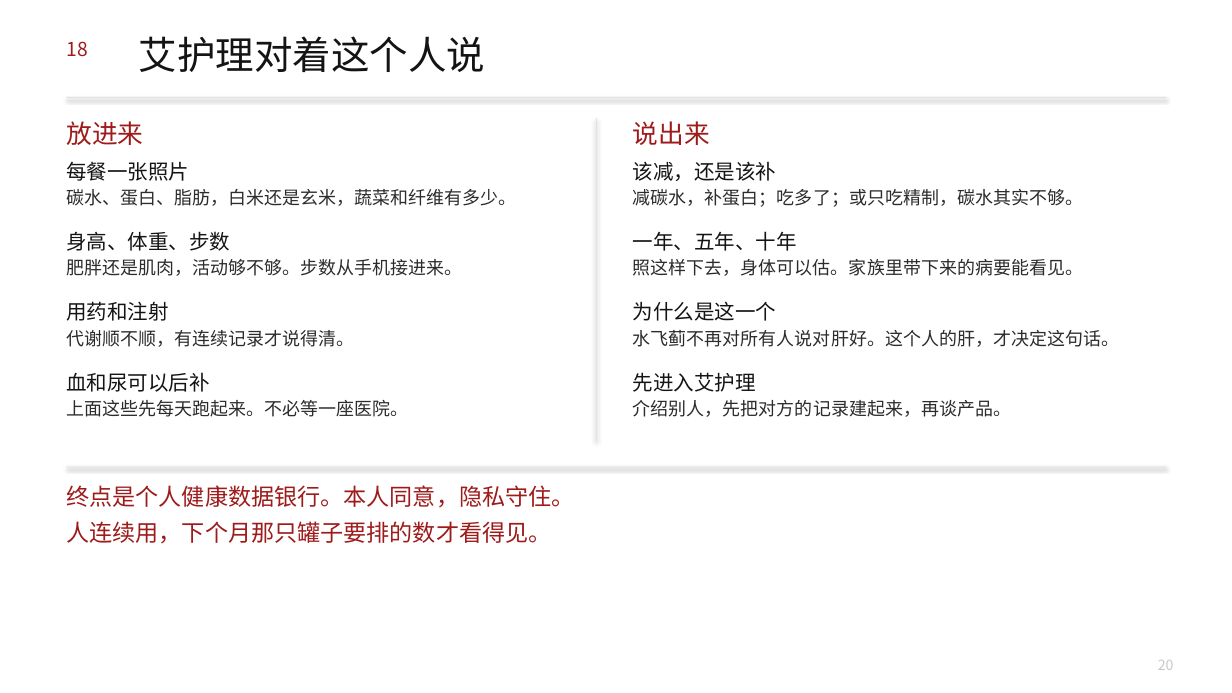
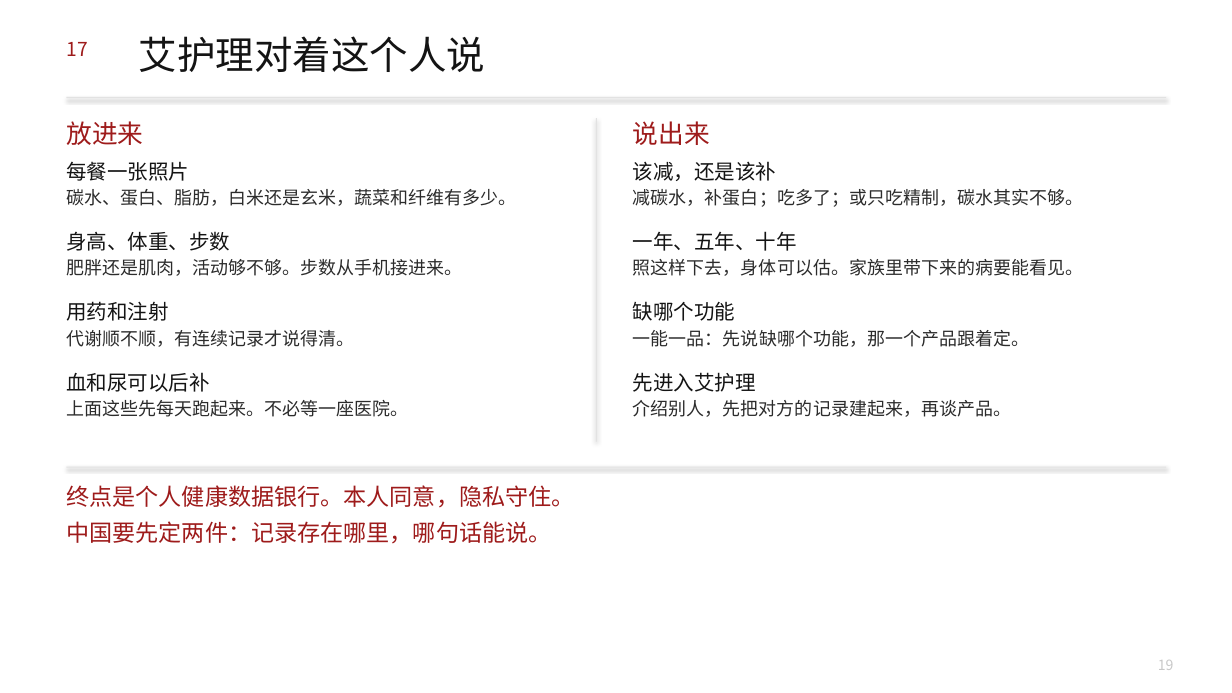
Before and after one commit to headshot9999/xiaoyi, a slide deck: slide 19 of 艾多美何以成为100兆韩元企业.pptx (slide 20 before the commit). Drawn at 1232x693 pixels with LibreOffice and Linux fonts; fonts in the diff are those of the drawing. Boxes give left, top, right and bottom in pixels: in the first picture for what was removed or moved away, otherwise in the second. Text is boxed around its words. In the diff, an @@ line names an element or a change of style, - is before the commit and + after.

```diff
--- a/艾多美何以成为100兆韩元企业.pptx
+++ b/艾多美何以成为100兆韩元企业.pptx
@@ text at bbox=[66, 42, 87, 56]: text changed @@
-18
+17
@@ text at bbox=[633, 301, 735, 321]: text changed @@
-为什么是这一个
+缺哪个功能
@@ text at bbox=[633, 330, 1029, 347]: text changed @@
-水飞蓟不再对所有人说对肝好。这个人的肝，才决定这句话。
+一能一品：先说缺哪个功能，那一个产品跟着定。
@@ text at bbox=[66, 485, 574, 544]: text changed @@
-终点是个人健康数据银行。本人同意，隐私守住。
-人连续用，下个月那只罐子要排的数才看得见。
+终点是个人健康数据银行。本人同意，隐私守住。
+中国要先定两件：记录存在哪里，哪句话能说。
@@ text at bbox=[1158, 660, 1174, 670]: text changed @@
-20
+19
```
Also in this commit, not shown: 7 other slides changed, 1 slide added, 1 slide removed, 3 other files.
